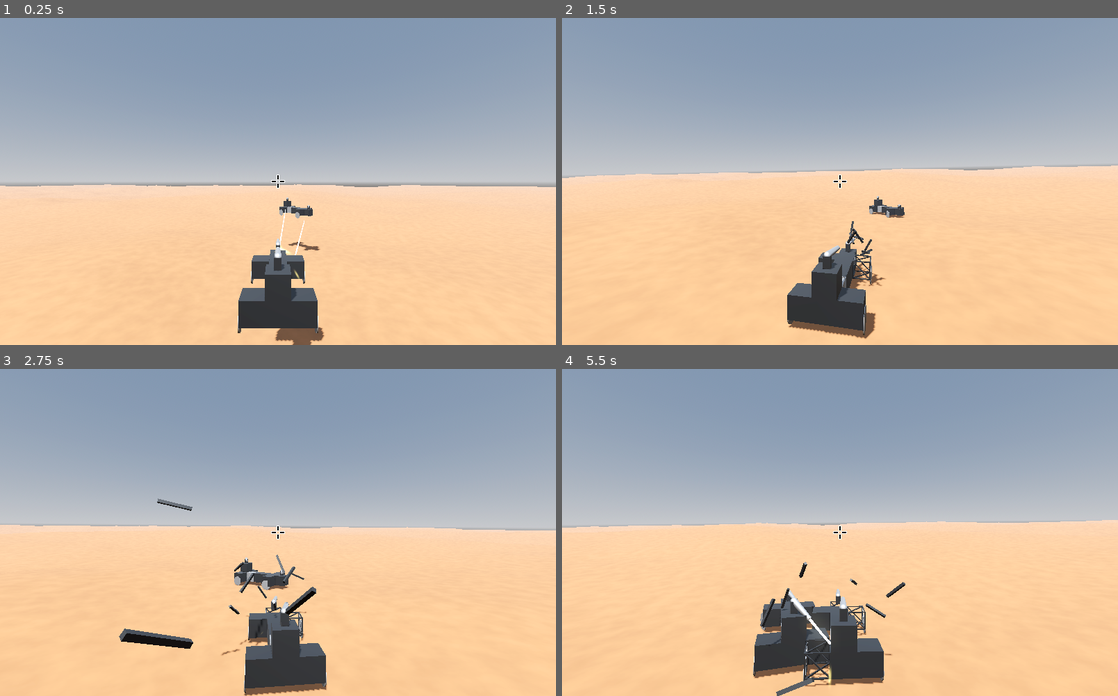
Above: before the commit, frames 1-4 (two rows, left to right).
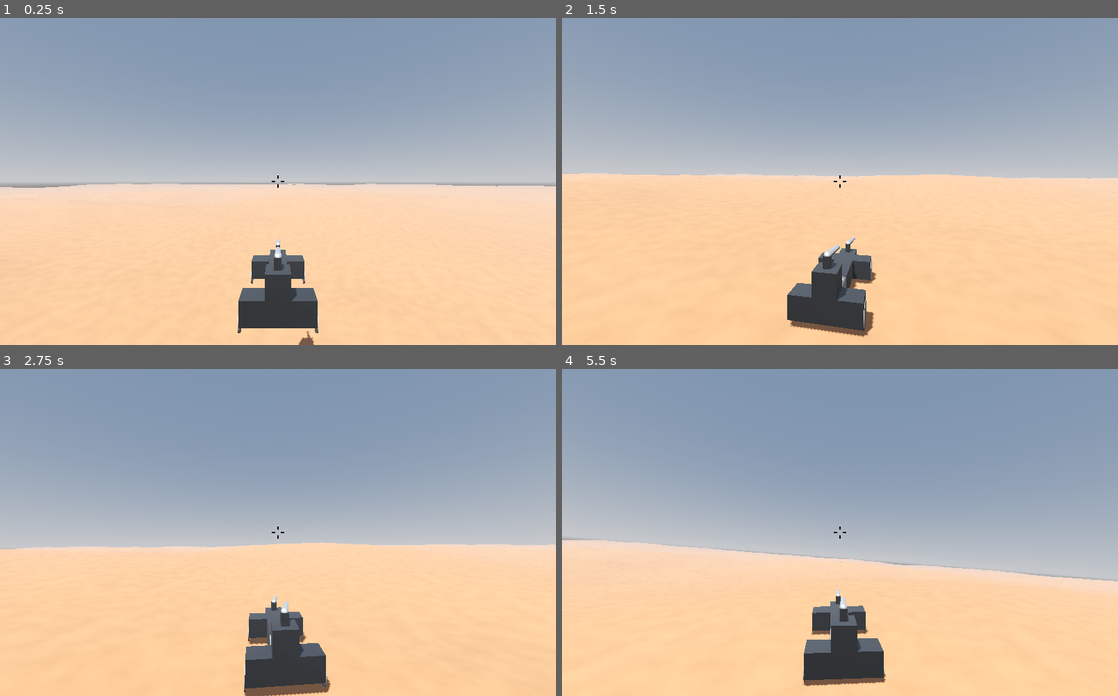
Above: after the commit, the same moments.

Repository: mcjohnalds/metal-skirmish
Game: Godot game, scene res://scenes/level.tscn
Two runs of this game, one before a commit and one after it. Both use one fixed random seed, a clock stepped at 60 frames per second and the inputs below. The project has no main scene, so this scene is started directly.
Inputs (mouse positions are in pixels of both pictures, inside the frame that each line leads up to):
- Up to frame 1 (0.25 s): no input
- Up to frame 2 (1.5 s): move the mouse to (867, 181) at 0.52 s; hold W (move_forward) from 0.53 s (still down); click (867, 181) at 0.67 s; move the mouse to (812, 181) at 1.27 s
- Up to frame 3 (2.75 s): keep holding W (move_forward); move the mouse to (289, 525) at 2.02 s
- Up to frame 4 (5.5 s): keep holding W (move_forward); move the mouse to (834, 539) at 2.77 s; click (834, 539) at 2.92 s; move the mouse to (878, 535) at 3.52 s; move the mouse to (795, 529) at 4.27 s; move the mouse to (845, 532) at 5.02 s; click (845, 532) at 5.17 s

The runs differ from the first frame. In frame 1, 1.0% of the frame differs, in the area x 0-100%, y 47-100%; in frame 2, 2.6%; in frame 3, 7.9%; in frame 4, 23%, in the area x 0-100%, y 31-100%.

Commit message:
better steer logic

Diff:
--- a/project.godot
+++ b/project.godot
@@ -52,10 +52,9 @@
 
 [layer_names]
 
-3d_physics/layer_1="main"
+3d_physics/layer_1="vehicle"
 3d_physics/layer_2="ground"
-3d_physics/layer_3="part giblet"
-3d_physics/layer_4="frame giblet"
+3d_physics/layer_3="giblet"
 
 [physics]
 
--- a/scenes/frame_giblet.tscn
+++ b/scenes/frame_giblet.tscn
@@ -6,9 +6,8 @@
 [sub_resource type="BoxShape3D" id="BoxShape3D_fmxsd"]
 
 [node name="FrameGiblet" type="RigidBody3D" node_paths=PackedStringArray("mesh")]
-collision_layer = 8
-collision_mask = 2
-mass = 50.0
+collision_layer = 4
+collision_mask = 3
 script = ExtResource("1_m68b3")
 mesh = NodePath("Frame/Frame")
 
--- a/scenes/level.tscn
+++ b/scenes/level.tscn
@@ -28,10 +28,12 @@
 ssao_enabled = true
 glow_enabled = true
 fog_enabled = true
-fog_density = 0.001
+fog_density = 0.002
 
 [sub_resource type="CameraAttributesPractical" id="CameraAttributesPractical_e4yv6"]
-auto_exposure_enabled = true
+
+[sub_resource type="SphereShape3D" id="SphereShape3D_agf0a"]
+radius = 7.375
 
 [sub_resource type="ShaderMaterial" id="ShaderMaterial_v7csw"]
 render_priority = 0
@@ -62,7 +64,7 @@
 [sub_resource type="SphereMesh" id="SphereMesh_ojded"]
 material = SubResource("StandardMaterial3D_3cg83")
 
-[node name="Level" type="Node3D"]
+[node name="Level" type="Node3D" groups=["level"]]
 script = ExtResource("1_dfxqw")
 
 [node name="WorldEnvironment" type="WorldEnvironment" parent="."]
@@ -73,8 +75,9 @@
 transform = Transform3D(-0.866025, -0.433013, 0.25, 0, 0.5, 0.866025, -0.5, 0.75, -0.433013, 0, 0, 0)
 shadow_enabled = true
 
-[node name="Player" type="RigidBody3D" parent="." groups=["player"]]
-transform = Transform3D(1, 0, 0, 0, 1, 0, 0, 0, 1, 0, 10.831, 0)
+[node name="Player" type="RigidBody3D" parent="."]
+transform = Transform3D(1, 0, 0, 0, 1, 0, 0, 0, 1, 12.0501, 10.831, -241.678)
+collision_mask = 3
 mass = 1000.0
 center_of_mass_mode = 1
 script = ExtResource("2_7obre")
@@ -115,9 +118,10 @@
 
 [node name="Camera3D" type="Camera3D" parent="Player/CameraPivot"]
 transform = Transform3D(-1, 0, -8.74228e-08, 0, 1, 0, 8.74228e-08, 0, -1, 0, 0, -11)
+far = 2000.0
 
 [node name="Aim" type="RayCast3D" parent="Player/CameraPivot/Camera3D"]
-target_position = Vector3(2.08165e-12, 2.08165e-12, -1000)
+target_position = Vector3(2.08165e-12, 2.08165e-12, -100)
 collision_mask = 3
 
 [node name="GunPart1" parent="Player" instance=ExtResource("4_k3rsv")]
@@ -130,11 +134,11 @@
 transform = Transform3D(1, 0, 0, 0, 1, 0, 0, 0, 1, 1, 0, 1)
 
 [node name="Enemy" type="RigidBody3D" parent="."]
-transform = Transform3D(-0.757644, 0, -0.652667, 0, 1, 0, 0.652667, 0, -0.757644, 0.0588708, 10.831, 29.2805)
+transform = Transform3D(0.453571, 0, -0.89122, 0, 1, 0, 0.89122, 0, 0.453571, -11.7497, 10.831, 90.7152)
+collision_mask = 3
 mass = 1000.0
 center_of_mass_mode = 1
 script = ExtResource("2_7obre")
-is_player = null
 
 [node name="ArmorPart4" parent="Enemy" instance=ExtResource("1_o2iq1")]
 transform = Transform3D(1, 0, 0, 0, 1, 0, 0, 0, 1, 1, 0, 0)
@@ -174,8 +178,16 @@
 [node name="CockpitPart" parent="Enemy" instance=ExtResource("6_43ypp")]
 transform = Transform3D(1, 0, 0, 0, 1, 0, 0, 0, 1, 1, 0, 1)
 
-[node name="Ground" type="StaticBody3D" parent="." groups=["ground"]]
-collision_layer = 3
+[node name="VehicleDetector" type="Area3D" parent="Enemy"]
+transform = Transform3D(1, 0, -5.06299e-09, 0, 1, 0, -7.43555e-09, 0, 1, 1.00002, 0, 7.33363)
+collision_layer = 0
+monitorable = false
+
+[node name="CollisionShape3D" type="CollisionShape3D" parent="Enemy/VehicleDetector"]
+transform = Transform3D(1, 0, -5.06299e-09, 0, 1, 0, -7.43555e-09, 0, 1, 0, 0, 5.76094)
+shape = SubResource("SphereShape3D_agf0a")
+
+[node name="Ground" type="StaticBody3D" parent="."]
 collision_mask = 15
 script = ExtResource("6_c3dvn")
 
@@ -206,7 +218,7 @@
 texture = ExtResource("4_6exi3")
 expand_mode = 1
 
-[node name="AimDebugSphere" type="MeshInstance3D" parent="." groups=["aim debug sphere"]]
+[node name="AimDebugSphere" type="MeshInstance3D" parent="."]
 transform = Transform3D(1, 0, 0, 0, 1, 0, 0, 0, 1, 0, 8.07649, 0)
 visible = false
 cast_shadow = 0
--- a/scenes/part_giblet.tscn
+++ b/scenes/part_giblet.tscn
@@ -10,7 +10,8 @@
 
 [node name="PartGiblet" type="RigidBody3D" node_paths=PackedStringArray("mesh")]
 collision_layer = 4
-collision_mask = 2
+collision_mask = 3
+mass = 0.1
 script = ExtResource("1_4u0hb")
 mesh = NodePath("MeshInstance3D")
 
--- a/scenes/wheel_part.tscn
+++ b/scenes/wheel_part.tscn
@@ -34,6 +34,7 @@
 
 [node name="RayCast3D" type="RayCast3D" parent="."]
 transform = Transform3D(1, 0, 0, 0, 1, 0, 0, 0, 1, 0, 0.25, 0)
+collision_mask = 3
 
 [node name="DebugArrowX" parent="." instance=ExtResource("2_5re37")]
 transform = Transform3D(-4.37114e-08, -1, 0, 1, -4.37114e-08, 0, 0, 0, 1, 0, 0.25, 0)
--- a/scripts/camera_pivot.gd
+++ b/scripts/camera_pivot.gd
@@ -6,8 +6,12 @@
 var view_pitch := 0.0
 
 
+func _ready() -> void:
+	aim.target_position = Vector3(0.0, 0.0, -Global.MAX_AIM_RANGE)
+
+
 func _process(_delta: float) -> void:
-	g.aim_debug_sphere.global_position = g.camera_pivot.aim.get_collision_point()
+	g.level.aim_debug_sphere.global_position = aim.get_collision_point()
 
 
 func _input(event: InputEvent) -> void:
--- a/scripts/cockpit_part.gd
+++ b/scripts/cockpit_part.gd
@@ -4,4 +4,4 @@
 @onready var collision_shape: CollisionShape3D = $CollisionShape3D
 @onready var cockpit: Node3D = $Cockpit
 @onready var frame: Node3D = $Frame
-var health := 500.0
+var health := 200.0
--- a/scripts/giblet.gd
+++ b/scripts/giblet.gd
@@ -9,7 +9,7 @@
 	angular_velocity += rand_vector3(0.3 * TAU)
 	linear_velocity += rand_vector3(5.0) * Vector3(1.0, 0.0, 1.0)
 	linear_velocity.y += randf_range(5.0, 10.0)
-	await get_tree().create_timer(5.0).timeout
+	await get_tree().create_timer(10.0).timeout
 	collision_layer = 0
 	collision_mask = 0
 	sleeping = false
--- a/scripts/global.gd
+++ b/scripts/global.gd
@@ -1,25 +1,16 @@
 class_name Global
 extends Node
 
+const MAX_AIM_RANGE := 100
 
-var player: Vehicle:
+var level: Level:
 	get:
-		return get_tree().get_first_node_in_group("player")
-
-
-var ground: Node3D:
-	get:
-		return get_tree().get_first_node_in_group("ground")
+		return get_tree().get_first_node_in_group("level")
 
 
 var camera_pivot: Node3D:
 	get:
 		return get_tree().get_first_node_in_group("camera pivot")
-
-
-var aim_debug_sphere: Node3D:
-	get:
-		return get_tree().get_first_node_in_group("aim debug sphere")
 
 
 static func safe_look_at(node: Node3D, target: Vector3, use_model_front: bool = false) -> void:
@@ -41,3 +32,7 @@
 
 static func get_ticks_sec() -> float:
 	return Time.get_ticks_msec() / 1000.0
+
+
+static func get_vector3_xz(v: Vector3) -> Vector2:
+	return Vector2(v.x, v.z)
--- a/scripts/level.gd
+++ b/scripts/level.gd
@@ -2,6 +2,8 @@
 extends Node3D
 
 @onready var player: Vehicle = $Player
+@onready var aim_debug_sphere: MeshInstance3D = $AimDebugSphere
+@onready var ground: Ground = $Ground
 
 
 func _ready() -> void:
--- a/scripts/vehicle.gd
+++ b/scripts/vehicle.gd
@@ -1,6 +1,8 @@
 class_name Vehicle
 extends RigidBody3D
 
+const ENEMY_SHOOTING_ENABLED := true
+const ENEMY_INACCURACY := 0.1
 const SPRING_REST_DISTANCE := 0.7
 const wheel_friction_front: Curve = preload("res://curves/wheel_friction_front.tres")
 const wheel_friction_back: Curve = preload("res://curves/wheel_friction_back.tres")
@@ -11,6 +13,7 @@
 const metal_hit_scene: PackedScene = preload("res://scenes/metal_hit.tscn")
 const part_giblet_scene: PackedScene = preload("res://scenes/part_giblet.tscn")
 const frame_giblet_scene: PackedScene = preload("res://scenes/frame_giblet.tscn")
+@onready var vehicle_detector: Area3D = get_node_or_null("VehicleDetector")
 @export var is_player := false
 var cockpit_part: CockpitPart
 var wheel_parts: Array[WheelPart] = []
@@ -45,7 +48,7 @@
 			part.ray_cast.position.x += direction * x_offset
 
 			var is_front: bool = child.position.z > 0.0
-			part.traction = is_front
+			part.traction = true
 			part.steering = is_front
 			part.front = is_front
 		elif child is GunPart:
@@ -81,7 +84,17 @@
 
 
 func _physics_process_gun_part(part: GunPart) -> void:
-	if part.health == 0.0 or cockpit_part.health == 0.0 or not g.player:
+	var is_enabled := (
+		part.health > 0.0
+		and cockpit_part.health > 0.0
+		and (is_player or ENEMY_SHOOTING_ENABLED)
+	)
+	var player_visible := (
+		is_instance_valid(g.level.player)
+		and g.level.player.global_position.distance_to(part.global_position)
+			<= Global.MAX_AIM_RANGE
+	)
+	if not is_enabled or not player_visible:
 		return
 	var fire_rate := 10.0
 	var gun_ready: bool = Global.get_ticks_sec() - part.last_fired_at >= 1.0 / fire_rate
@@ -94,8 +107,8 @@
 			else:
 				target = g.camera_pivot.aim.global_transform * g.camera_pivot.aim.target_position
 		else:
-			var target_part: Node3D = g.player.cockpit_part
-			for p in g.player.parts:
+			var target_part: Node3D = g.level.player.cockpit_part
+			for p in g.level.player.parts:
 				if p.health > 0.0:
 					target_part = p
 					break
@@ -114,13 +127,13 @@
 			ap = 0.0
 			ay = 0.0
 		else:
-			var v := linear_velocity - g.player.linear_velocity
-			var d := global_position - g.player.global_position
+			var v := linear_velocity - g.level.player.linear_velocity
+			var d := global_position - g.level.player.global_position
 			var p := v.project(d)
 			var l := p.distance_to(v)
 			var a := clampf(l / 50.0, 0.0, 1.0)
 			var t := Global.get_ticks_sec() * TAU
-			var m := 0.3 * TAU
+			var m := ENEMY_INACCURACY * TAU
 			ap = m * a * sin(t)
 			ay = m * a * sin(2.0 * t)
 
@@ -135,7 +148,8 @@
 
 		var query := PhysicsRayQueryParameters3D.new()
 		query.from = bullet_start
-		query.to = bullet_start + bullet_rand_dir * 1000.0
+		query.to = bullet_start + bullet_rand_dir * Global.MAX_AIM_RANGE
+		query.collision_mask = g.camera_pivot.aim.collision_mask
 		var collision := get_world_3d().direct_space_state.intersect_ray(query)
 
 		var bullet_end: Vector3
@@ -151,7 +165,7 @@
 		get_tree().current_scene.add_child(tracer)
 
 		if collision:
-			if collision.collider == g.ground:
+			if collision.collider == g.level.ground:
 				var dirt_hit: GPUParticles3D = dirt_hit_scene.instantiate()
 				dirt_hit.position = bullet_end
 				dirt_hit.one_shot = true
@@ -178,7 +192,7 @@
 		var breaking := false
 		if part.traction and part.health > 0.0 and cockpit_part.health > 0.0:
 			var input := get_throttle_input()
-			var max_torque := 15000.0 * absf(input)
+			var max_torque := 7500.0 * absf(input)
 			var forward_speed := linear_velocity.dot(basis.z)
 			if forward_speed * input < 0.0:
 				breaking = true
@@ -189,12 +203,25 @@
 			apply_force(global_basis.z * s * max_torque * input, force_offset)
 
 		if part.steering:
+			var can_steer_fast := part.health > 0.0
+
+			var can_steer_slow := false
+			for p: WheelPart in wheel_parts:
+				var is_touching_ground := p.ray_cast.get_collider()
+				if p.health > 0.0 and is_touching_ground and p.steering:
+					can_steer_slow = true
+					break
+
+			var steer_speed := (
+				4.0 if can_steer_fast
+				else 0.5 if can_steer_slow
+				else 0.0
+			)
 			var input_steering := get_steering_input()
-			var steer_speed := 4.0
 			var steer_max := TAU * 0.1 * absf(input_steering)
 			var has_input = absf(input_steering) > 0.0
 			var steering_outward := has_input and input_steering * part.wheel.rotation.y >= 0.0
-			if steering_outward and part.health > 0.0 and cockpit_part.health > 0.0:
+			if steering_outward:
 				var f := 1.0 - pow(absf(part.wheel.rotation.y / steer_max), 0.4)
 				part.wheel.rotation.y += steer_speed * input_steering * f * delta
 				part.wheel.rotation.y = clampf(part.wheel.rotation.y, -steer_max, steer_max)
@@ -223,7 +250,7 @@
 		part.debug_arrow_y.vector = spring_force_vector * debug_arrow_scale
 
 		var wheel_velocity := Global.get_point_velocity(self, part.wheel.global_position)
-		var forward_friction := 0.1 if breaking else 0.01
+		var forward_friction := 0.1 if breaking else 0.02
 		var wheel_friction_lookup := absf(wheel_velocity.dot(part.wheel.global_basis.x)) / wheel_velocity.length()
 		var curve := wheel_friction_front if part.front else wheel_friction_back
 		var sideways_friction := curve.sample(wheel_friction_lookup)
@@ -235,6 +262,7 @@
 		apply_force(sideways_friction_force_vector, force_offset)
 		apply_force(forward_friction_force_vector, force_offset)
 		part.debug_arrow_x.global_position = global_position + force_offset
+		# Have to add a tiny offset or it wont render. Don't know why.
 		part.debug_arrow_x.vector = Vector3.ONE * 0.001 + sideways_friction_force_vector * debug_arrow_scale
 		part.debug_arrow_z.global_position = global_position + force_offset
 		part.debug_arrow_z.vector = Vector3.ONE * 0.001 + forward_friction_force_vector * debug_arrow_scale
@@ -244,14 +272,25 @@
 func get_throttle_input() -> float:
 	if is_player:
 		return Input.get_axis("move_backward", "move_forward")
-	return 0.8 * 0.0
+	if vehicle_detector.has_overlapping_bodies():
+		return 0.0
+	return 1.0
 
 
 func get_steering_input() -> float:
 	if is_player:
-		return -Input.get_axis("move_left", "move_right")
-	var frequency := 0.1
-	return -0.7 * sin(Global.get_ticks_sec() * TAU * frequency)
+		return Input.get_axis("move_right", "move_left")
+	if not is_instance_valid(g.level.player):
+		return 0.0
+	var our_dir := Vector2(global_basis.z.x, global_basis.z.z).normalized()
+	var player_dir := Global.get_vector3_xz(global_position.direction_to(g.level.player.global_position))
+	var a := our_dir.angle() - player_dir.angle()
+	var m := 0.9
+	if a > 0.0:
+		return m
+	return -m
+	# var frequency := 0.1
+	# return -0.7 * sin(Global.get_ticks_sec() * TAU * frequency)
 
 
 func damage_part(vehicle: Vehicle, shape_index: int) -> void:
--- a/textures/crosshair.svg
+++ b/textures/crosshair.svg
@@ -39,34 +39,34 @@
      inkscape:groupmode="layer"
      id="layer1">
     <rect
-       style="fill:#000000;stroke:#ffffff;stroke-width:1.32292;stroke-dasharray:none;stroke-opacity:1"
+       style="fill:#000000;stroke:#ffffff;stroke-width:0.471681;stroke-dasharray:none;stroke-opacity:1"
        id="rect1"
-       width="4.2269106"
-       height="9.4549322"
-       x="11.115711"
-       y="0.66145831" />
+       width="2.1306205"
+       height="7.5811105"
+       x="12.163857"
+       y="0.48602417" />
     <rect
-       style="fill:#000000;stroke:#ffffff;stroke-width:1.32292;stroke-dasharray:none;stroke-opacity:1"
+       style="fill:#000000;stroke:#ffffff;stroke-width:0.471681;stroke-dasharray:none;stroke-opacity:1"
        id="rect2"
-       width="4.2269106"
-       height="9.4549322"
-       x="11.115711"
-       y="16.341942" />
+       width="2.1306205"
+       height="7.5811105"
+       x="12.163857"
+       y="18.641382" />
     <rect
-       style="fill:#000000;stroke:#ffffff;stroke-width:1.32292;stroke-dasharray:none;stroke-opacity:1"
+       style="fill:#000000;stroke:#ffffff;stroke-width:0.471681;stroke-dasharray:none;stroke-opacity:1"
        id="rect3"
-       width="4.2269106"
-       height="9.4549322"
-       x="11.115711"
-       y="-10.116392"
+       width="2.1306205"
+       height="7.5811105"
+       x="12.163857"
+       y="-26.222492"
        transform="rotate(90)" />
     <rect
-       style="fill:#000000;stroke:#ffffff;stroke-width:1.32292;stroke-dasharray:none;stroke-opacity:1"
+       style="fill:#000000;stroke:#ffffff;stroke-width:0.471681;stroke-dasharray:none;stroke-opacity:1"
        id="rect4"
-       width="4.2269106"
-       height="9.4549322"
-       x="11.115711"
-       y="-25.796873"
+       width="2.1306205"
+       height="7.5811105"
+       x="12.163857"
+       y="-7.8169508"
        transform="rotate(90)" />
   </g>
 </svg>
Not shown, changed: misc/todo.txt
Not shown: 1 places in scenes/level.tscn that only renumber resources
